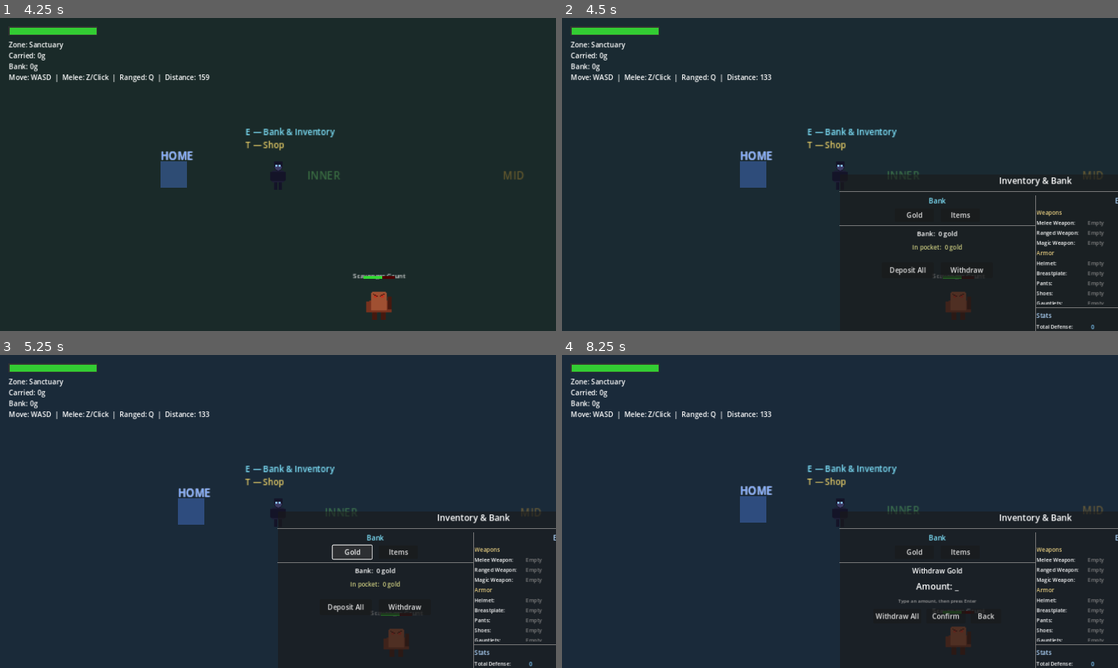
Above: before the commit, frames 1-4 (two rows, left to right).
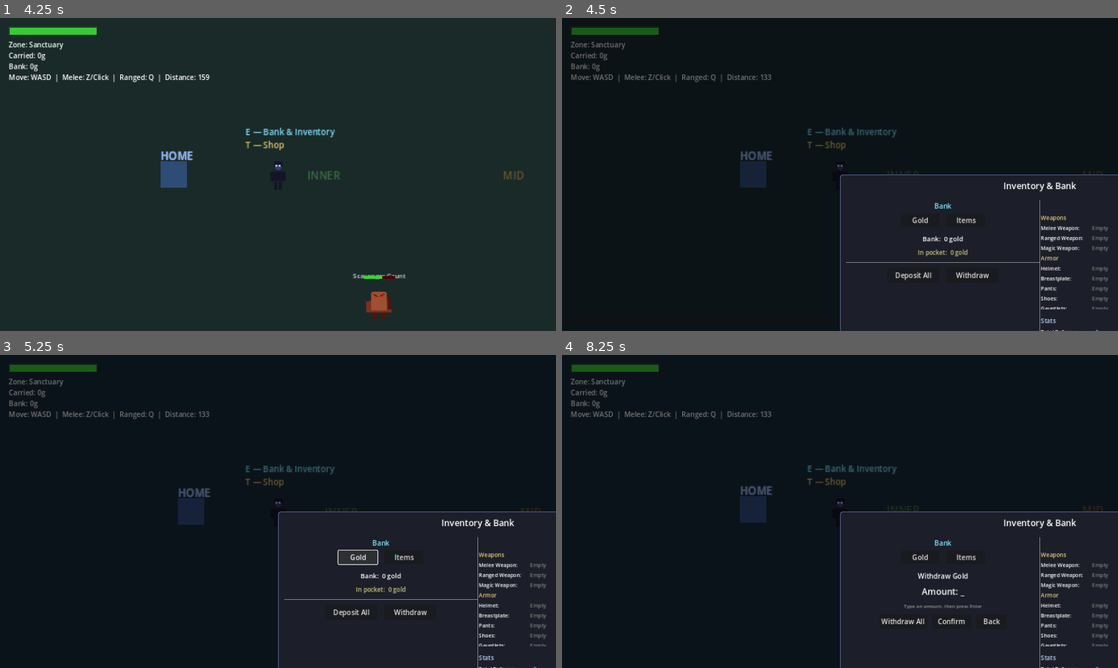
Above: after the commit, the same moments.

Repository: cbradshaw11/game-concept
Game: Godot game, scene res://scenes/world/world_scene.tscn
The game is run twice, just before and just after one commit, with the same random seed, the same clock (stepped at 60 frames per second) and the same inputs.
Inputs:
- Up to frame 1 (4.25 s): tap Enter at 0.5 s; hold Right (ui_right) 0.53-1.28 s; tap Space (attack) at 0.6 s; hold Down (ui_down) 1.28-2.03 s; tap R (attack_magic) at 1.35 s; hold Right (ui_right) 2.03-2.78 s; tap Z (attack_melee) at 2.1 s; hold Up (ui_up) 2.78-3.53 s; tap Q (attack_ranged) at 2.85 s; hold Left (ui_left) from 3.53 s (still down); tap X (guard) at 3.6 s
- Up to frame 2 (4.5 s): keep holding Left (ui_left); tap E (interact) at 4.35 s
- Up to frame 3 (5.25 s): release Left (ui_left) at 5 s; click "Gold" at 5 s
- Up to frame 4 (8.25 s): click "Items" at 5.75 s; tap Space (attack) at 6.5 s; hold Down (ui_down) 6.53-7.25 s; hold I 6.53-7.25 s; click "Deposit All" at 7.25 s; click "Withdraw" at 8 s

Frame 1 is identical in both runs. In frame 2, 79% of the frame differs, in the area x 0-100%, y 0-100%; in frame 3, 79%; in frame 4, 79%.

Commit message:
fix: center combined menu, solid opaque background, unequip already wired

Diff:
--- a/game/scenes/hub/combined_menu.gd
+++ b/game/scenes/hub/combined_menu.gd
@@ -41,10 +41,33 @@
 		inv.bank_changed.connect(_refresh)
 
 func _build_ui() -> void:
+	# Full-screen backdrop so the panel is centered correctly
+	var backdrop := ColorRect.new()
+	backdrop.color = Color(0, 0, 0, 0.55)
+	backdrop.set_anchors_and_offsets_preset(Control.PRESET_FULL_RECT)
+	add_child(backdrop)
+
+	# Centering container
+	var screen_fill := Control.new()
+	screen_fill.set_anchors_and_offsets_preset(Control.PRESET_FULL_RECT)
+	add_child(screen_fill)
+
 	main_panel = PanelContainer.new()
 	main_panel.set_anchors_and_offsets_preset(Control.PRESET_CENTER)
-	main_panel.custom_minimum_size = Vector2(900, 500)
-	add_child(main_panel)
+	main_panel.custom_minimum_size = Vector2(920, 520)
+
+	# Solid opaque background
+	var style := StyleBoxFlat.new()
+	style.bg_color = Color(0.11, 0.12, 0.16, 1.0)
+	style.set_border_width_all(2)
+	style.border_color = Color(0.3, 0.35, 0.5, 1.0)
+	style.set_corner_radius_all(6)
+	style.content_margin_left = 16
+	style.content_margin_right = 16
+	style.content_margin_top = 12
+	style.content_margin_bottom = 12
+	main_panel.add_theme_stylebox_override("panel", style)
+	screen_fill.add_child(main_panel)
 
 	var root_vbox := VBoxContainer.new()
 	root_vbox.add_theme_constant_override("separation", 8)
